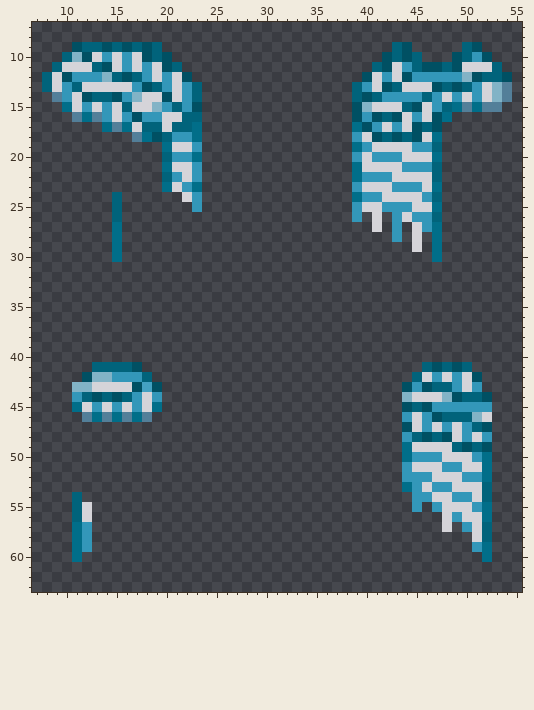
Edited in one commit: pixel-art sprite (Resources/Textures/_Moffstation/Clothing/Neck/Scarfs/cmoscarf.rsi/equipped-NECK.png). The picture above is the old version.
The file is 64x64 pixels. Colours within 5 levels of each other are drawn and written as one. Shown: x 7..55, y 7..63.
After:
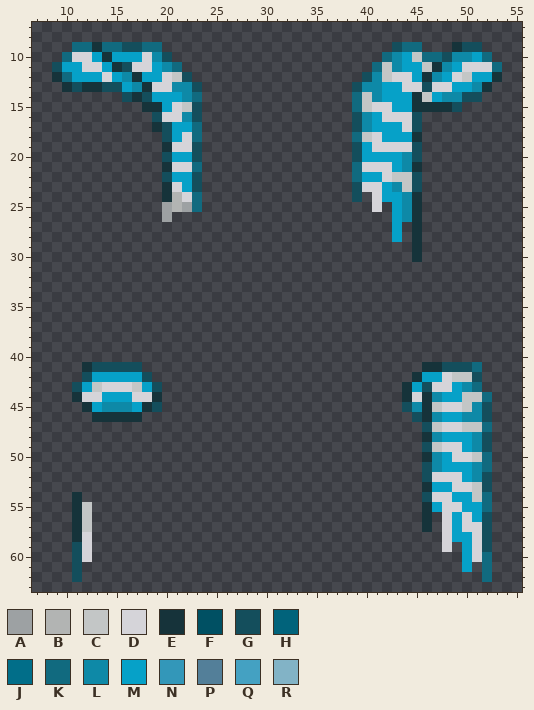
Palette (. is transparent): A #9da1a3  B #b2b4b3  C #c3c6c6  D #d5d4d9  E #16333a  F #005063  G #144e5c  H #01637b  J #016e89  K #116a7f  L #0e89a7  M #06a1c8  N #3397b9  P #537f99  Q #44a1c2  R #82b3c6
The edit:
@@ x 7..55 @@
  8 .................................................
- 9 ....FHHFHFHFH.......................HF.....HF....
-10 ...HRFDNDNDFHF.....................FHFH...FHNF...
-11 ..HDDDHFDNDNDFH...................HFDNHFFHFDDDH..
-12 .HDFNNNRHFHNDNDF.................FDNDFNNNNNRFHHF.
-13 .HDNHDDDDDNFHNDNH...............HNDFHDDDFHFHNDRP.
-14 ..PNDFHHFNRDDFDNH...............HFHNNNNHNDNDNDRP.
-15 ...JDNDNDHDDRNHNF...............FRDDDHFDNHJPJPP..
-16 ....PJPNDNFNNDDHH...............FNFHFDNDFJ.......
-17 .......JPJDHHDHHJ...............JFNDNDFHF........
-18 ..........PJFHNNJ...............NDFHFHFDJ........
-19 .............JDDN...............JNDDDDNNH........
-20 .............HNNJ...............NDNNNDDDJ........
-21 .............JDDN...............JDDDDNNNH........
-22 .............HNDN...............JNNNDDDDH........
-23 .............JDNJ...............NDDDNNNDJ........
-24 ........H......DN...............JNNDDDDNH........
-25 ........H.......N...............NDDNNNDDJ........
-26 ........H.......................N.D.NDNNH........
-27 ........J.........................D.N.DNJ........
-28 ........J...........................N.D.J........
-29 ........J.............................D.J........
-30 ........J...............................J........
+ 9 ....KKEKKGGKK.......................GKK...EGG....
+10 ...KDDMEMMMDLG.....................KLMCKKGLLMK...
+11 ..GMMDDMEGDDMLK...................KCLMMCELMDDDK..
+12 ..EKMMMDMLEMMDCG.................GLCDDMELMDCMME..
+13 ...EGEEGGMLEDDLLG...............GLLMMDDGDDMMLE...
+14 .........GEGMMMLK...............KCLMMMECMLLGG....
+15 ...........EEMDCG...............KCDDMMEEEEG......
+16 ............GDDLG...............GLMDDDG..........
+17 ............EGMMK...............GLMMMDG..........
+18 .............GMDK...............KCDMMME..........
+19 .............EDDG...............GMDDDDG..........
+20 .............GMMG...............GMMMMLG..........
+21 .............EDDK...............KDDDMLE..........
+22 .............GMMG...............KMMDCCG..........
+23 .............EDMG...............GDDMLCG..........
+24 .............EBDK...............G.DMMLE..........
+25 .............ABAK.................D.MLE..........
+26 .............A......................MLE..........
+27 ....................................M.E..........
+28 ....................................M.E..........
+29 ......................................E..........
+30 ......................................E..........
 31 .................................................
@@ x 7..55 @@
 40 .................................................
-41 ......HHHHF............................HFHFH.....
-42 .....FRRNNNH..........................HDNDNDF....
-43 ....RRDDDDFQF........................FNFHHNDN....
-44 ....NHFHFHNDN........................RDDDRFHHF...
-45 ....JDNDNDNDJ........................FHFNNNNNN...
-46 .....PJPJPJP.........................NDNFHHHRD...
-47 .....................................FDNDNDNHF...
-48 .....................................NHFHFDNDN...
-49 .....................................JDDDDHFHF...
-50 .....................................JNNNDDDNJ...
-51 .....................................NDDDNNDDJ...
-52 .....................................NNNDDDNNJ...
-53 .....................................JNDNNDDDH...
-54 ....H.................................NNDDNNDH...
-55 ....HD................................N.NDDDNJ...
-56 ....HD...................................DNDDJ...
-57 ....JN...................................D.NDH...
-58 ....JN......................................DH...
-59 ....JN......................................NJ...
-60 ....J........................................J...
-61 .................................................
-62 .................................................
+41 .....EGGGGG............................EEGGGK....
+42 .....GMMMMMG..........................EMMDCCG....
+43 ....GMCDDDCMG........................EMGDDMLK....
+44 ....EDDMMMDDE........................EDELMMCCK...
+45 .....EMLLLMEG........................GLECDDCLG...
+46 ......EEEEE...........................GELMMLLG...
+47 .......................................GCDDCCK...
+48 .......................................ELMMMLG...
+49 .......................................GCDDMLG...
+50 .......................................ELMDDCK...
+51 .......................................GLMMMLK...
+52 .......................................GDDDMLG...
+53 .......................................EMMDDCG...
+54 ....E..................................GDDMMCK...
+55 ....EC.................................EMDDMMK...
+56 ....EC.................................E.DMDMG...
+57 ....EC.................................E.DMDDG...
+58 ....ED...................................DMMDG...
+59 ....GD...................................D.MDG...
+60 ....GD.....................................MDK...
+61 ....G......................................M.K...
+62 ....G........................................K...
 63 .................................................
Boxes around the changes in both pictures, in picture pixels (x1, y1, x2, y2):
changed: (42, 42, 202, 262)
changed: (352, 42, 512, 262)
changed: (72, 362, 162, 422)
changed: (402, 362, 492, 582)
changed: (72, 492, 92, 582)
